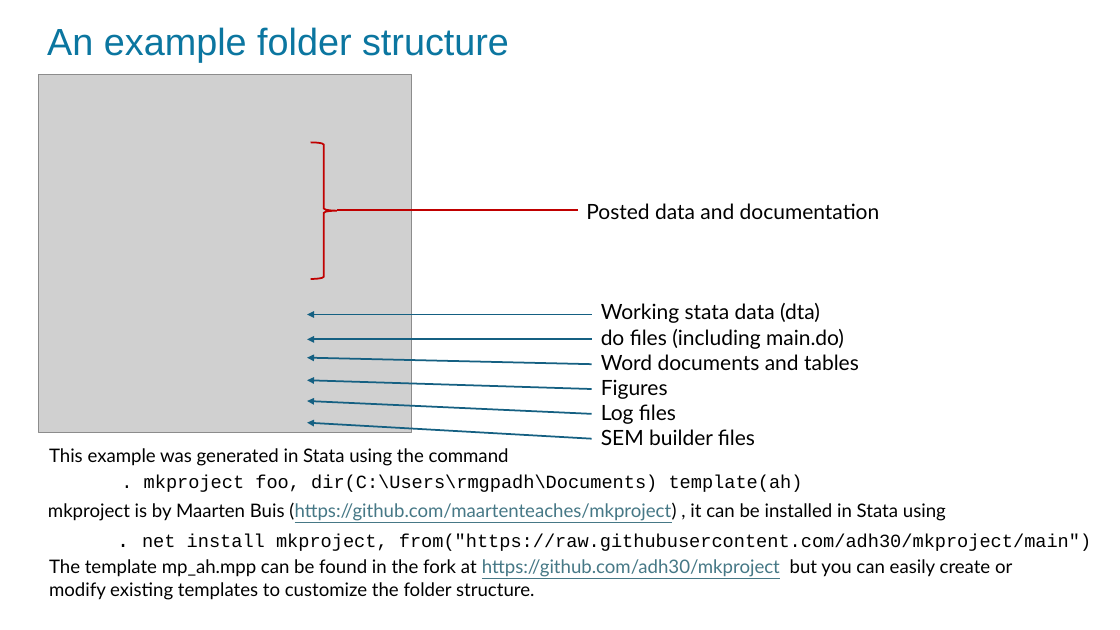
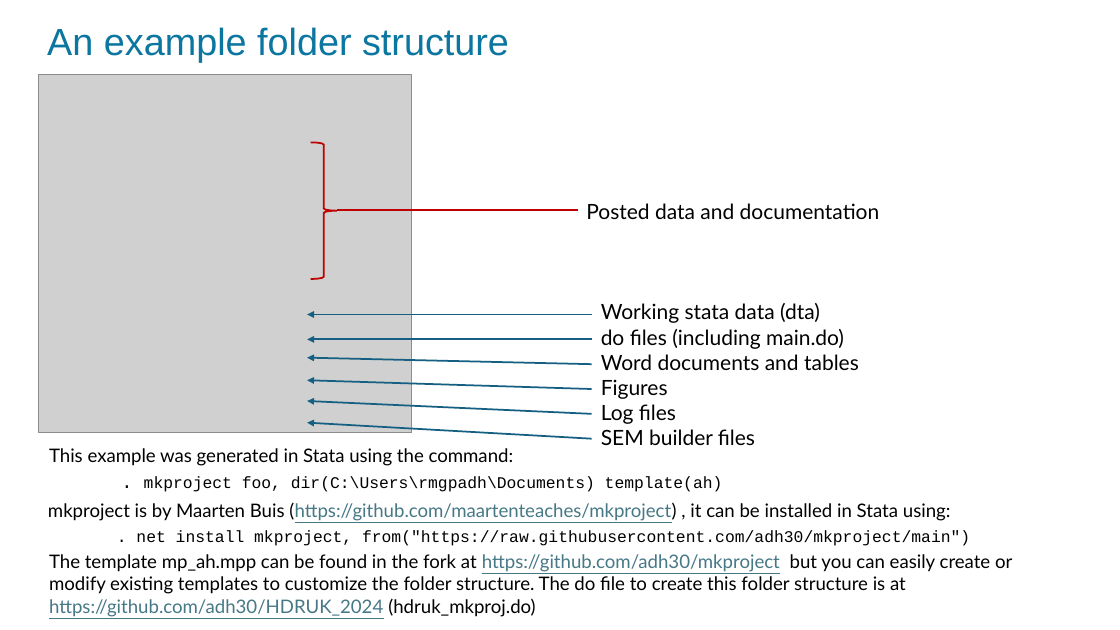
Before and after one commit to adh30/HDRUK_2024, a slide deck: slide 7 of Reproducible_workflows_in_Stata_1.pptx. Drawn at 1120x630 pixels with LibreOffice and Linux fonts; fonts in the diff are those of the drawing; grey boxes stand for pictures. Boxes give left, top, right and bottom in pixels: in the first picture for what was removed or moved away, otherwise in the second. Text is boxed around its words. In the diff, an @@ line names an element or a change of style, - is before the commit and + after.

```diff
--- a/Reproducible_workflows_in_Stata_1.pptx
+++ b/Reproducible_workflows_in_Stata_1.pptx
@@ text at bbox=[49, 448, 514, 466]: text changed @@
-This example was generated in Stata using the command
+This example was generated in Stata using the command:
@@ text ". mkproject foo, dir(C:\Users\rmgpadh\Documents) template(ah ..." at bbox=[144, 476, 723, 492]: size 16 to 14 pt @@
@@ text at bbox=[48, 502, 951, 521]: text changed @@
-mkproject is by Maarten Buis (https://github.com/maartenteaches/mkproject) , it can be installed in Stata using
+mkproject is by Maarten Buis (https://github.com/maartenteaches/mkproject) , it can be installed in Stata using:
@@ text ". net install mkproject, from("https://raw.githubusercontent ..." at bbox=[136, 530, 970, 546]: size 18 to 14 pt in "."; size 16 to 14 pt @@
@@ text at bbox=[49, 554, 1012, 617]: text changed @@
-The template mp_ah.mpp can be found in the fork at https://github.com/adh30/mkproject but you can easily create or modify existing templates to customize the folder structure.
+The template mp_ah.mpp can be found in the fork at https://github.com/adh30/mkproject but you can easily create or modify existing templates to customize the folder structure. The do file to create this folder structure is at https://github.com/adh30/HDRUK_2024 (hdruk_mkproj.do)
```
Also in this commit, not shown: 3 other slides changed, 1 slide removed.
